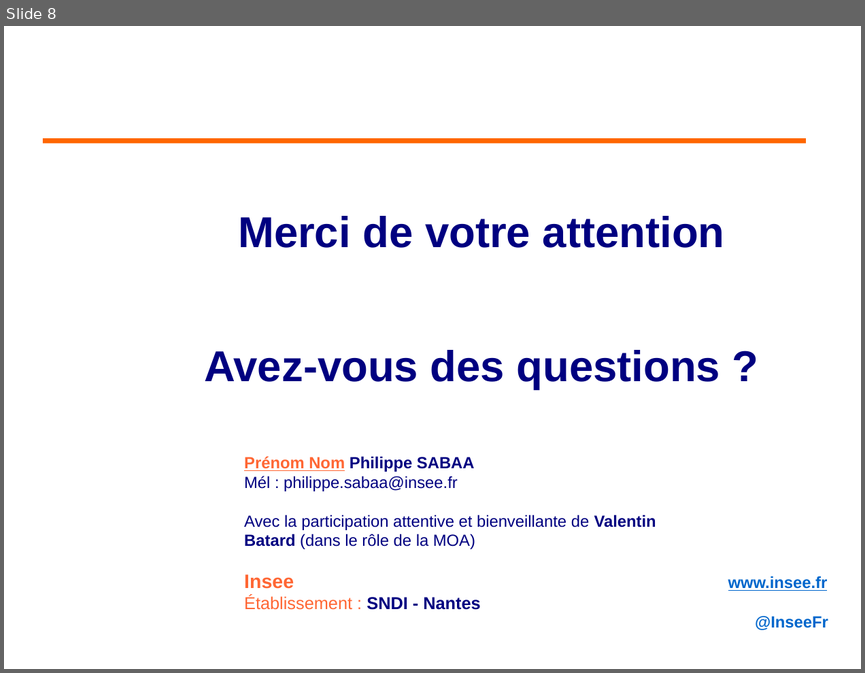
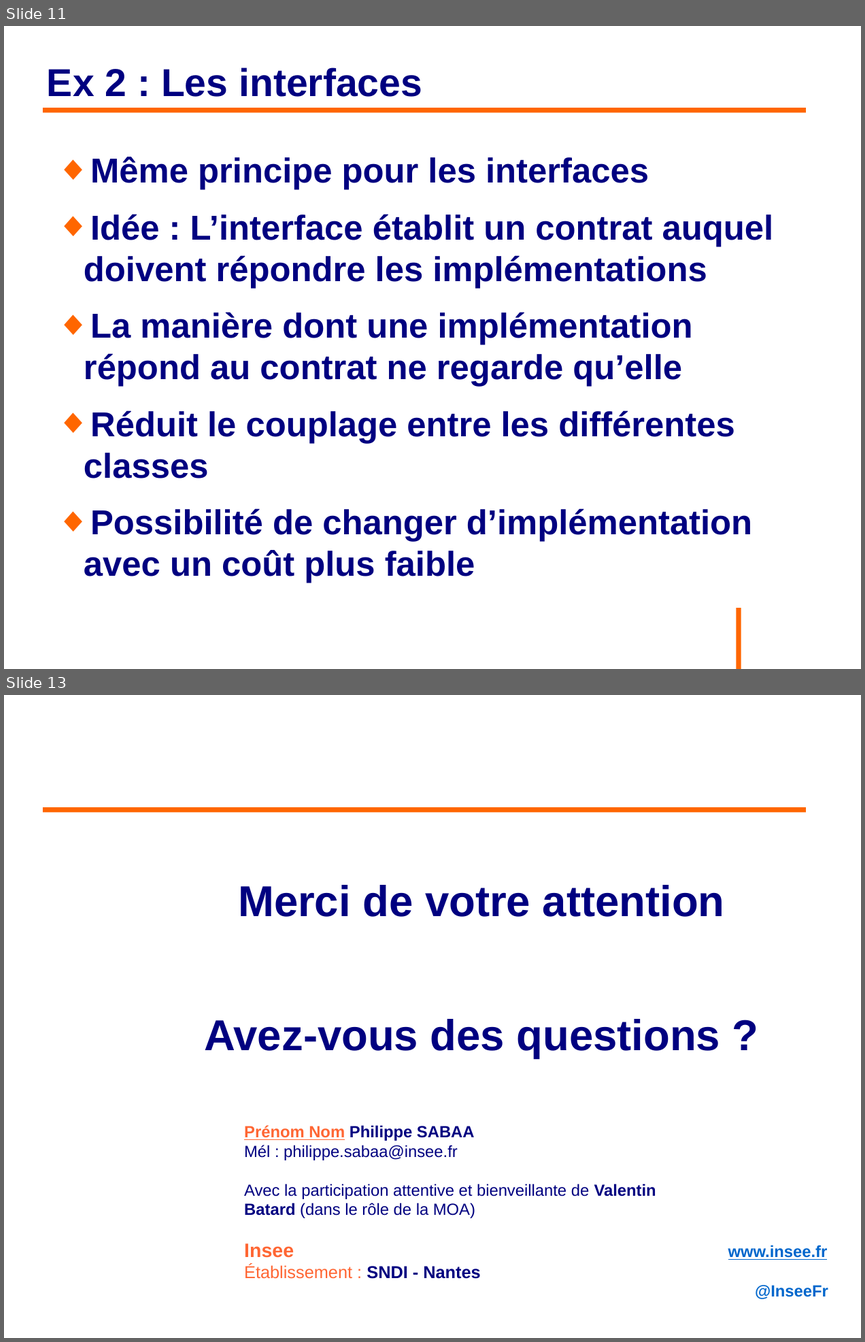
Before and after one commit to philphils/formation-spring, a slide deck: Documentation/diapo_formation_spring.odp. Shown one above the other, each under a label of ours: slide 8 before the commit, slides 11 and 13 after it; the slides between them are not shown. The pictures are 865x673 and 865x1342 pixels, drawn with LibreOffice and Linux fonts; fonts in the diff are those of the drawing; background and template pictures are left out. Boxes give left, top, right and bottom in pixels: in the first picture for what was removed or moved away, otherwise in the second. Text is boxed around its words. In the diff, an @@ line names an element or a change of style, - is before the commit and + after.

```diff
--- a/Documentation/diapo_formation_spring.odp
+++ b/Documentation/diapo_formation_spring.odp
@@ slide 11 added at (4, 26, 861, 669), background #FFFFFF @@
@@ title added at (47, 67, 422, 97), 36 pt, text #000080, bold @@
+Ex 2 : Les interfaces
@@ line added from (43, 110) to (806, 110), #FF6600 4.54 pt @@
@@ text added at (84, 157, 774, 583), 32 pt, text #000080, bold @@
+◆ Même principe pour les interfaces
+◆ Idée : L’interface établit un contrat auquel doivent répondre les implémentations
+◆ La manière dont une implémentation répond au contrat ne regarde qu’elle
+◆ Réduit le couplage entre les différentes classes
+◆ Possibilité de changer d’implémentation avec un coût plus faible
@@ line added from (738, 607) to (738, 669), #FF6600 4.54 pt @@
@@ what was slide 8 is now slide 13 @@
```
Also in this commit, not shown: 2 slides changed, 4 other slides added.
